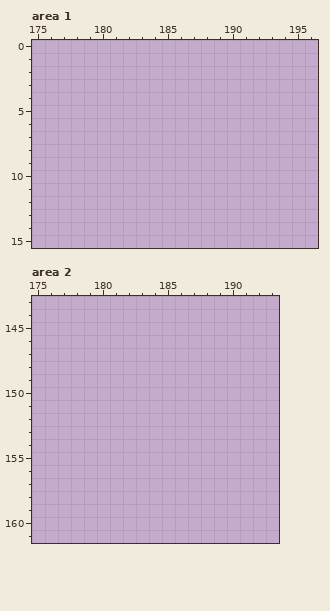
Pixel-art file: ED_workfile.aseprite. The first picture shows the starting point.
512x512 pixels, 1 frame. Colours within 5 levels of each other are drawn and written as one. Shown: area 1: x 175..196, y 0..15; area 2: x 175..193, y 143..161. The commit also changed other parts of the picture, which this record leaves out.
After:
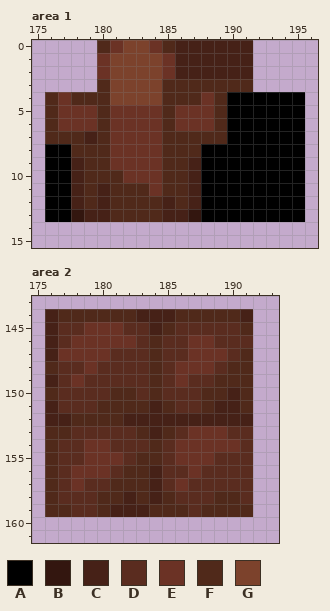
Palette (. is transparent): A #000000  B #33160f  C #462117  D #5a2c1f  E #6b3225  F #50291a  G #7c422c
Diff:
--- area 1
@@ x 175..196 @@
- 0 ......................
- 1 ......................
- 2 ......................
- 3 ......................
- 4 ......................
- 5 ......................
- 6 ......................
- 7 ......................
- 8 ......................
- 9 ......................
-10 ......................
-11 ......................
-12 ......................
-13 ......................
+ 0 .....FEGGEFCCCCCC.....
+ 1 .....EGGGGECCCCCC.....
+ 2 .....EGGGGECCCCCC.....
+ 3 .....FGGGGFFFFFFF.....
+ 4 .FEFFFGGGGFFFEFAAAAAA.
+ 5 .FEEEFEEEEFEEEFAAAAAA.
+ 6 .FEEEFEEEEFEEEFAAAAAA.
+ 7 .FFFCFEEEEFFFFFAAAAAA.
+ 8 .AAFFFEEEEFFFAAAAAAAA.
+ 9 .AACFFEEEEFFCAAAAAAAA.
+10 .AACFFFEEEFFCAAAAAAAA.
+11 .AACFCFFFEFFCAAAAAAAA.
+12 .AACFCFFFFCFCAAAAAAAA.
+13 .AABCCFFFFCCBAAAAAAAA.
 14 ......................
--- area 2
@@ x 175..193 @@
 143 ...................
-144 ...................
-145 ...................
-146 ...................
-147 ...................
-148 ...................
-149 ...................
-150 ...................
-151 ...................
-152 ...................
-153 ...................
-154 ...................
-155 ...................
-156 ...................
-157 ...................
-158 ...................
-159 ...................
+144 .CFFFFFFCCCFFFFFC..
+145 .CDDEEEDDCFDDDDDF..
+146 .CDEEEEEDFDDEEDDD..
+147 .CEEEEDDDFDDEEEDF..
+148 .FDDEDDDDFDEEEDFF..
+149 .CDEDDDDDFDEDDFFF..
+150 .FDDDDFFDFDDDFFCF..
+151 .CDDDFFFFCFDDFCCF..
+152 .CCFFFFCCCCCCCCCC..
+153 .FFDDDDDFCFDEEEDD..
+154 .FDDEEDDDFDEEEEED..
+155 .FDDEEEDFFDEEEDDD..
+156 .FDEEEDFFCDDEDDDD..
+157 .FDEDDFFFCDEDDDDD..
+158 .FDDDFFCFCFDDDFFD..
+159 .FFDDFCCCFFFDFFFF..
 160 ...................
Pixel boxes of the changes (left, top, right, bottom) in both pictures:
added: (45, 40, 305, 222)
added: (45, 309, 253, 517)
